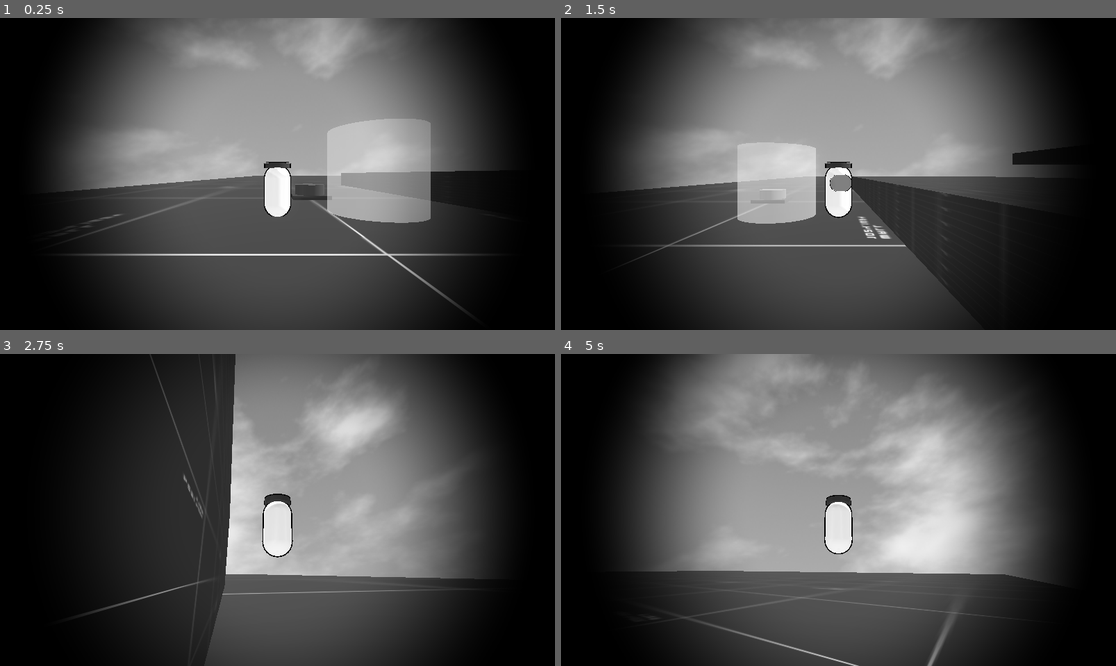
Above: before the commit, frames 1-4 (two rows, left to right).
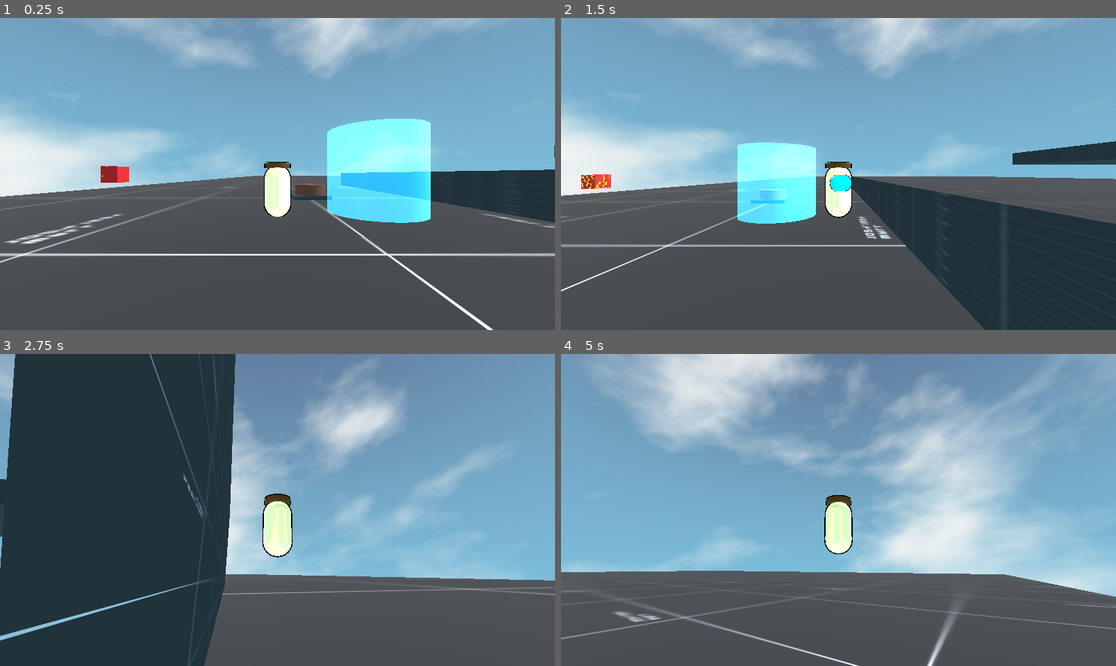
Above: after the commit, the same moments.

Repository: GamedevSuicraft/Laboratorio-de-Sistemas-de-Godot
Game: Godot game, scene res://tests/3d test/3d test scene.tscn
Same seed, same stepped clock (60 frames per second), same inputs: the game is played once before the commit and once after it.
Inputs (mouse positions are in pixels of both pictures, inside the frame that each line leads up to):
- Up to frame 1 (0.25 s): no input
- Up to frame 2 (1.5 s): tap Enter (ui_accept) at 0.5, 0.77 s; move the mouse to (960, 158) at 0.52 s; hold Right (ui_right) 0.53-1.28 s; hold E (interact) 0.53-1.28 s; move the mouse to (727, 189) at 1.27 s; hold Down (ui_down) from 1.28 s (still down); click (727, 189) at 1.35 s
- Up to frame 3 (2.75 s): tap Enter (ui_accept) at 1.52 s; move the mouse to (288, 503) at 2.02 s; release Down (ui_down) at 2.03 s; hold Up (ui_up) from 2.03 s (still down); hold Shift from 2.03 s (still down)
- Up to frame 4 (5 s): keep holding Up (ui_up); move the mouse to (832, 516) at 2.77 s; release Shift at 2.78 s; tap E (interact) at 2.85 s; tap Enter (ui_accept) at 3.02, 3.77, 4.52 s; move the mouse to (877, 513) at 3.52 s; press the mouse at (877, 513) at 3.53 s; move the mouse to (794, 506) at 4.27 s; release the mouse at (794, 506) at 4.28 s; tap Shift at 4.35 s

The runs differ from the first frame. In frame 1, 82% of the frame differs, in the area x 0-100%, y 0-100%; in frame 2, 82%; in frame 3, 77%; in frame 4, 86%.

Commit message:
desintegration shader

Diff:
--- /dev/null
+++ b/assets/shaders/desintegration.gdshader
@@ -0,0 +1,54 @@
+shader_type spatial;
+render_mode cull_disabled;
+
+/**
+ * Controls the overall progress of the disintegration effect.
+ * 0.0 = completely intact, 1.0 = fully dissolved.
+ */
+uniform float dissolve_amount : hint_range(0.0, 1.0) = 0.0;
+
+/**
+ * Grayscale noise texture used to determine the dissolve pattern.
+ */
+uniform sampler2D noise_texture : repeat_enable, filter_linear;
+
+/**
+ * Width of the glowing burn edge.
+ */
+uniform float edge_width : hint_range(0.0, 0.2) = 0.05;
+
+/**
+ * Base color of the burn/ember edge.
+ */
+uniform vec4 edge_color : source_color = vec4(1.0, 0.4, 0.0, 1.0);
+
+/**
+ * Multiplier for the edge emission/glow strength.
+ */
+uniform float emission_energy : hint_range(1.0, 100.0) = 3.0;
+
+/**
+ * Albedo color/texture for the polygon surface.
+ */
+uniform vec4 albedo : source_color = vec4(1.0);
+uniform sampler2D albedo_texture : source_color, filter_linear_mipmap;
+
+void fragment() {
+    vec4 base_color = texture(albedo_texture, UV) * albedo;
+    float noise_val = texture(noise_texture, UV).r;
+
+    // Discard fragments below threshold
+    if (noise_val < dissolve_amount) {
+        discard;
+    }
+
+    ALBEDO = base_color.rgb;
+
+    // Glowing edge emission
+    if (noise_val < dissolve_amount + edge_width && dissolve_amount > 0.0) {
+        float edge_intensity = 1.0 - smoothstep(dissolve_amount, dissolve_amount + edge_width, noise_val);
+        EMISSION = edge_color.rgb * emission_energy * edge_intensity;
+    } else {
+        EMISSION = vec3(0.0);
+    }
+}
--- a/tests/3d test/3d test scene.tscn
+++ b/tests/3d test/3d test scene.tscn
@@ -5,6 +5,8 @@
 [ext_resource type="Texture2D" uid="uid://dtisu7gpgbpxa" path="res://assets/textures/greybox_grey_grid.png" id="1_xd7hw"]
 [ext_resource type="Texture2D" uid="uid://cbxy2c3ewfbbh" path="res://assets/textures/fuzzy_sky-blue_03-1024x512.png" id="2_khnuh"]
 [ext_resource type="PackedScene" uid="uid://cpy2hpdq7bpdf" path="res://tests/3d test/Player3D.tscn" id="3_5k6if"]
+[ext_resource type="Shader" uid="uid://d2kdvjtrh8ydx" path="res://assets/shaders/desintegration.gdshader" id="4_r165k"]
+[ext_resource type="Script" uid="uid://45dlkvydawkl" path="res://tests/3d test/desintegratingCube.gd" id="5_hh2p4"]
 [ext_resource type="Script" uid="uid://os5xrw8s1568" path="res://tests/3d test/node_3d.gd" id="5_khnuh"]
 [ext_resource type="PackedScene" uid="uid://njvrqar7g48e" path="res://tests/3d test/Button.tscn" id="7_5k6if"]
 [ext_resource type="Shader" uid="uid://b5xwlt0yp5cr1" path="res://assets/shaders/post-processing/grayScreen.gdshader" id="8_2uk5l"]
@@ -29,6 +31,23 @@
 albedo_texture = ExtResource("1_xd7hw")
 uv1_scale = Vector3(10, 10, 10)
 
+[sub_resource type="FastNoiseLite" id="FastNoiseLite_hh2p4"]
+seed = 16
+
+[sub_resource type="NoiseTexture2D" id="NoiseTexture2D_r165k"]
+noise = SubResource("FastNoiseLite_hh2p4")
+seamless = true
+
+[sub_resource type="ShaderMaterial" id="ShaderMaterial_584mt"]
+render_priority = 0
+shader = ExtResource("4_r165k")
+shader_parameter/dissolve_amount = 0.0
+shader_parameter/noise_texture = SubResource("NoiseTexture2D_r165k")
+shader_parameter/edge_width = 0.1170000055575
+shader_parameter/edge_color = Color(0.7866053, 0.43492922, 0, 1)
+shader_parameter/emission_energy = 54.930002561675
+shader_parameter/albedo = Color(0.99999994, 0.14666548, 0.14639562, 1)
+
 [sub_resource type="StandardMaterial3D" id="StandardMaterial3D_xm2fj"]
 transparency = 1
 blend_mode = 1
@@ -52,9 +71,9 @@
 [sub_resource type="ShaderMaterial" id="ShaderMaterial_j3l4m"]
 shader = ExtResource("9_hp00h")
 shader_parameter/invert_vignette = false
-shader_parameter/vignette_radius = 0.30000001425
-shader_parameter/vignette_softness = 0.60400002869
-shader_parameter/vignette_aspect_ratio = 1.9000000665
+shader_parameter/vignette_radius = 0.258000012255
+shader_parameter/vignette_softness = 0.5
+shader_parameter/vignette_aspect_ratio = 1.77
 shader_parameter/vignette_color = Color(0, 0, 0, 1)
 
 [node name="3dTestScene" type="Node3D" unique_id=1874949410]
@@ -87,6 +106,12 @@
 material = SubResource("StandardMaterial3D_xd7hw")
 metadata/_edit_lock_ = true
 
+[node name="CSGPolygon3D" type="CSGPolygon3D" parent="Level" unique_id=1279842978]
+transform = Transform3D(1, 0, 0, 0, 1, 0, 0, 0, 1, -11.398136, 1.6402786, -3.447289)
+material = SubResource("ShaderMaterial_584mt")
+script = ExtResource("5_hh2p4")
+desolve_speed = 0.2
+
 [node name="CharacterBody3D" parent="." unique_id=470733278 instance=ExtResource("3_5k6if")]
 transform = Transform3D(1, 0, 0, 0, 1, 0, 0, 0, 1, -0.61112714, 1.7672446, 0.9762392)
 
@@ -108,6 +133,7 @@
 transform = Transform3D(1, 0, 0, 0, 1, 0, 0, 0, 1, 1.6412706, 0.94437623, -5.295821)
 
 [node name="CanvasLayer" type="CanvasLayer" parent="." unique_id=1954172218]
+visible = false
 
 [node name="ColorRect2" type="ColorRect" parent="CanvasLayer" unique_id=130882804]
 material = SubResource("ShaderMaterial_ek6ti")
--- /dev/null
+++ b/tests/3d test/desintegratingCube.gd
@@ -0,0 +1,23 @@
+extends CSGPolygon3D
+
+var mat: ShaderMaterial
+@export var desolve_speed: float = 0.5
+
+func _ready() -> void:
+	# Obtém o material do próprio nó e converte para ShaderMaterial
+	mat = material as ShaderMaterial
+
+	# Exemplo: definir o valor imediatamente para 0.5
+	if mat:
+		mat.set_shader_parameter("dissolve_amount", 0)
+
+# Atualizar frame a frame (ex: com um temporizador ou tecla)
+func _process(delta: float) -> void:
+	if mat: # Barra de espaço / Enter
+		var current_val: float = mat.get_shader_parameter("dissolve_amount")
+		mat.set_shader_parameter("dissolve_amount", current_val + delta * desolve_speed)
+
+		print(current_val)
+
+		if current_val >= 1:
+			queue_free()
Not shown, added: assets/shaders/desintegration.gdshader.uid
Not shown, added: tests/3d test/desintegratingCube.gd.uid
